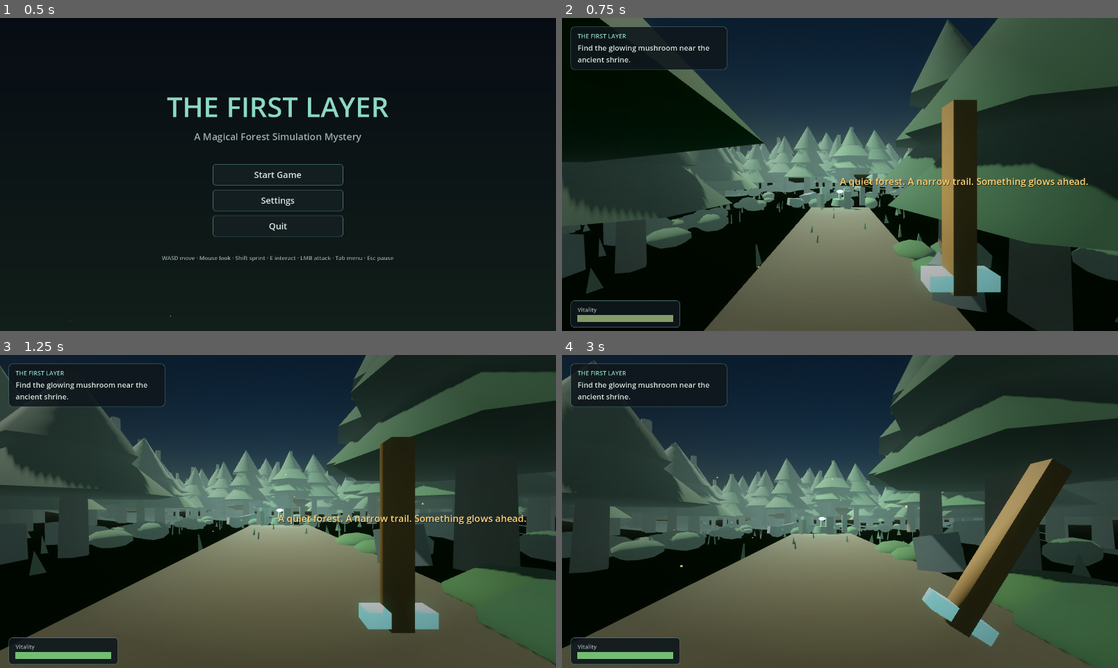
Above: before the commit, frames 1-4 (two rows, left to right).
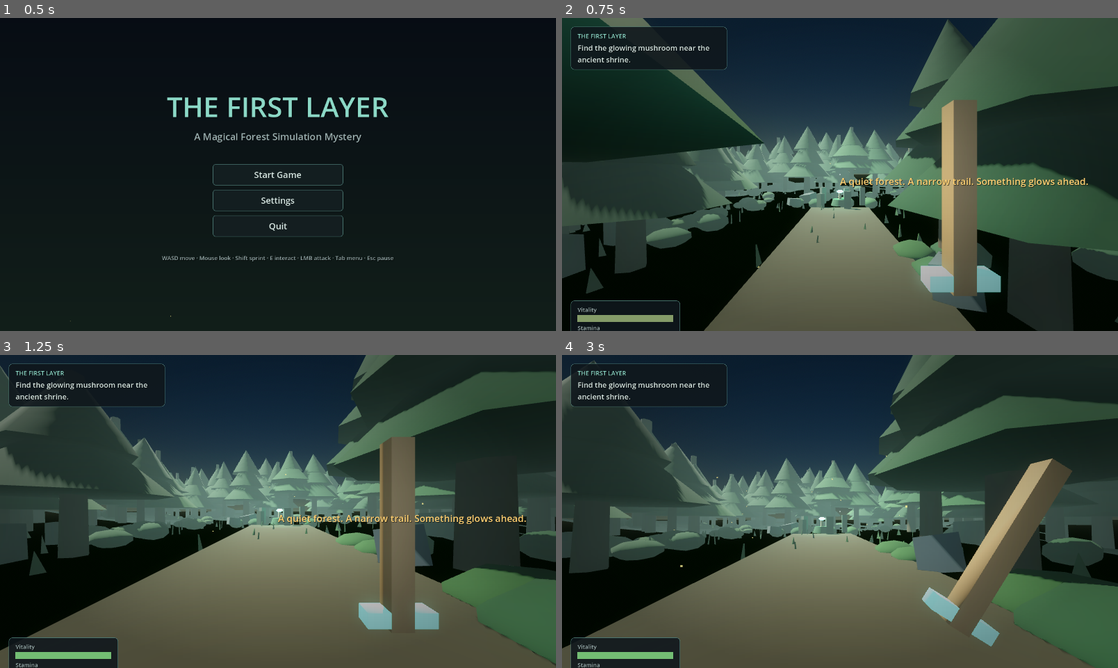
Above: after the commit, the same moments.

Repository: CBaileyDev/Life-Theory
Game: Godot game, scene res://scenes/MainMenu.tscn
Two runs of this game, one before a commit and one after it. Both use one fixed random seed, a clock stepped at 60 frames per second and the inputs below.
Inputs (mouse positions are in pixels of both pictures, inside the frame that each line leads up to):
- Up to frame 1 (0.5 s): no input
- Up to frame 2 (0.75 s): click "Start Game" at 0.5 s
- Up to frame 3 (1.25 s): no input
- Up to frame 4 (3 s): tap Enter (ui_accept) at 1.25 s; move the mouse to (867, 511) at 1.27 s; press the mouse at (867, 511) at 1.28 s; hold W (move_forward) from 1.28 s (still down); tap Space (jump) at 1.52, 2.27 s; tap Shift (sprint) at 1.55, 2.1 s; move the mouse to (812, 511) at 2.02 s; release the mouse at (812, 511) at 2.03 s; click (812, 511) at 2.3 s; move the mouse to (851, 505) at 2.77 s; press the mouse at (851, 505) at 2.78 s

Frame 1 is identical in both runs. In frame 2, 7.3% of the frame differs, in the area x 0-75%, y 0-100%; in frame 3, 4.0%; in frame 4, 4.4%.

Commit message:
Wave B: crosshair + hitmarker, sprint stamina, lantern, death overlay, wisp wind-up
- HUD: centre crosshair, flashing hitmarker on landed hits, stamina bar, and a
  fade-in death overlay ("The forest reclaims you...")
- Player: sprint now consumes/regenerates stamina; soft personal lantern light
  for First-Layer readability; melee hits trigger the hitmarker
- Death shows the overlay, then respawns at full health/stamina
- Corrupted Wisp attacks now telegraph with a wind-up swell and only land if
  the player is still in range (dodgeable)

Validated on Godot 4.3: clean import + smoke test of stamina/hitmarker/death
overlay and the wisp attack telegraph.

Diff:
--- a/scripts/entities/CorruptedWisp.gd
+++ b/scripts/entities/CorruptedWisp.gd
@@ -154,11 +154,20 @@
 
 func _do_attack() -> void:
 	_attack_timer = ATTACK_COOLDOWN
-	GameState.damage_player(ATTACK_DAMAGE)
-	# Quick lunge pulse.
+	# Telegraphed wind-up: swell, then strike. Damage only lands if the player
+	# is still in range, so the attack can be backed away from.
 	_core_mat.emission_energy_multiplier = 6.0
 	var t := create_tween()
-	t.tween_property(_core_mat, "emission_energy_multiplier", 3.0, 0.3)
+	t.tween_property(_core, "scale", Vector3(1.45, 1.45, 1.45), 0.22)
+	t.tween_callback(_strike)
+	t.tween_property(_core, "scale", Vector3.ONE, 0.22)
+	t.parallel().tween_property(_core_mat, "emission_energy_multiplier", 3.0, 0.3)
+
+func _strike() -> void:
+	if state == State.DEAD:
+		return
+	if _player and global_position.distance_to(_player.global_position) <= ATTACK_RANGE * 1.3:
+		GameState.damage_player(ATTACK_DAMAGE)
 
 func _clamp_hover(delta: float) -> void:
 	# Keep it floating near hover height with a gentle bob.
--- a/scripts/player/Player.gd
+++ b/scripts/player/Player.gd
@@ -16,6 +16,11 @@
 const ATTACK_RANGE := 3.0
 const ATTACK_COOLDOWN := 0.45
 const FALL_RESET_Y := -25.0
+const STAMINA_MAX := 100.0
+const STAMINA_DRAIN := 24.0
+const STAMINA_REGEN := 16.0
+
+var _stamina := STAMINA_MAX
 
 var _yaw := 0.0
 var _pitch := 0.0
@@ -103,6 +108,13 @@
 	ray.target_position = Vector3(0, 0, -ATTACK_RANGE - 1.0)
 	ray.enabled = true
 	fp_camera.add_child(ray)
+
+	# Soft personal light so the First Layer stays readable at night.
+	var lantern := OmniLight3D.new()
+	lantern.light_color = Color(0.7, 0.82, 1.0)
+	lantern.light_energy = 0.55
+	lantern.omni_range = 12.0
+	head.add_child(lantern)
 
 func _build_weapon() -> void:
 	# The Ancient Rootblade: a simple stone/wood blade held at the lower-right.
@@ -191,7 +203,14 @@
 	var input_dir := Input.get_vector("move_left", "move_right", "move_forward", "move_back")
 	var dir := (transform.basis * Vector3(input_dir.x, 0, input_dir.y)).normalized()
 
-	var sprinting := Input.is_action_pressed("sprint") and input_dir.y < 0.0
+	var wants_sprint := Input.is_action_pressed("sprint") and input_dir.y < 0.0
+	var sprinting := wants_sprint and _stamina > 1.0
+	if sprinting:
+		_stamina = maxf(_stamina - STAMINA_DRAIN * delta, 0.0)
+	else:
+		_stamina = minf(_stamina + STAMINA_REGEN * delta, STAMINA_MAX)
+	if _hud and _hud.has_method("set_stamina"):
+		_hud.set_stamina(_stamina / STAMINA_MAX)
 	var target_speed := (SPRINT_SPEED * GameState.sprint_multiplier) if sprinting else WALK_SPEED
 	var horizontal := Vector3(velocity.x, 0, velocity.z)
 	if dir.length() > 0.01:
@@ -243,12 +262,16 @@
 	# Hit detection: nearest enemy inside a forward cone.
 	var origin := fp_camera.global_position
 	var forward := -fp_camera.global_transform.basis.z
+	var landed := false
 	for enemy in get_tree().get_nodes_in_group("enemy"):
 		if not (enemy is Node3D) or not enemy.has_method("take_damage"):
 			continue
 		var to: Vector3 = enemy.global_position - origin
 		if to.length() <= ATTACK_RANGE and forward.dot(to.normalized()) > 0.55:
 			enemy.take_damage(GameState.melee_damage, self)
+			landed = true
+	if landed and _hud and _hud.has_method("hitmarker"):
+		_hud.hitmarker()
 
 func _swing_weapon() -> void:
 	if not weapon_pivot.visible:
@@ -273,14 +296,19 @@
 	# Brief delay then respawn at the last safe point (forgiving prototype).
 	if _hud and _hud.has_method("flash_damage"):
 		_hud.flash_damage(true)
-	await get_tree().create_timer(1.2).timeout
+	if _hud and _hud.has_method("show_death"):
+		_hud.show_death()
+	await get_tree().create_timer(1.6).timeout
 	_respawn()
 
 func _respawn() -> void:
 	teleport(_spawn_point, _yaw)
 	GameState.revive_full()
+	_stamina = STAMINA_MAX
 	if _hud and _hud.has_method("flash_damage"):
 		_hud.flash_damage(false)
+	if _hud and _hud.has_method("hide_death"):
+		_hud.hide_death()
 
 # --------------------------------------------------------------------- util
 func _first_in_group(g: String) -> Node:
--- a/scripts/ui/HUD.gd
+++ b/scripts/ui/HUD.gd
@@ -14,6 +14,11 @@
 var _damage_vignette: ColorRect
 var _toast_tween: Tween
 var _health_tween: Tween
+var _stamina_fill: ColorRect
+var _crosshair: Control
+var _hitmarker: Label
+var _death_overlay: ColorRect
+var _death_label: Label
 
 func _ready() -> void:
 	add_to_group("hud")
@@ -94,6 +99,22 @@
 	_health_fill.position = Vector2.ZERO
 	_health_fill.size = Vector2(220, 16)
 	bar_bg.add_child(_health_fill)
+	# Stamina bar (under health).
+	_stamina_fill = _make_sub_bar(hbox, "Stamina", Color(0.35, 0.6, 0.75))
+
+	# Crosshair (centre dot) + hitmarker.
+	_crosshair = ColorRect.new()
+	_crosshair.color = Color(0.9, 0.95, 0.95, 0.5)
+	_crosshair.custom_minimum_size = Vector2(4, 4)
+	_crosshair.size = Vector2(4, 4)
+	_crosshair.set_anchors_preset(Control.PRESET_CENTER)
+	_crosshair.position = Vector2(-2, -2)
+	root.add_child(_crosshair)
+	_hitmarker = UITheme.make_label("✕", 28, Color(1.0, 0.5, 0.5))
+	_hitmarker.set_anchors_preset(Control.PRESET_CENTER)
+	_hitmarker.position = Vector2(-10, -18)
+	_hitmarker.modulate.a = 0.0
+	root.add_child(_hitmarker)
 
 	# Interaction prompt (bottom-center).
 	_prompt_label = UITheme.make_label("", 18, UITheme.ACCENT)
@@ -109,10 +130,57 @@
 	_toast_label.modulate.a = 0.0
 	root.add_child(_toast_label)
 
+	# Death overlay (hidden until the player falls).
+	_death_overlay = ColorRect.new()
+	_death_overlay.color = Color(0.02, 0.0, 0.02, 0.0)
+	_death_overlay.set_anchors_preset(Control.PRESET_FULL_RECT)
+	_death_overlay.mouse_filter = Control.MOUSE_FILTER_IGNORE
+	root.add_child(_death_overlay)
+	_death_label = UITheme.make_title("The forest reclaims you...", 34)
+	_death_label.set_anchors_preset(Control.PRESET_CENTER)
+	_death_label.modulate.a = 0.0
+	root.add_child(_death_label)
+
+func _make_sub_bar(parent: VBoxContainer, label: String, color: Color) -> ColorRect:
+	parent.add_child(UITheme.make_label(label, 13, UITheme.TEXT_DIM))
+	var bg := ColorRect.new()
+	bg.color = Color(0.05, 0.07, 0.09, 0.9)
+	bg.custom_minimum_size = Vector2(220, 12)
+	parent.add_child(bg)
+	var fill := ColorRect.new()
+	fill.color = color
+	fill.position = Vector2.ZERO
+	fill.size = Vector2(220, 12)
+	bg.add_child(fill)
+	return fill
+
 # ------------------------------------------------------------------ external
 func set_prompt(text: String) -> void:
 	if _prompt_label:
 		_prompt_label.text = text
+
+func set_stamina(frac: float) -> void:
+	if _stamina_fill:
+		_stamina_fill.size.x = 220.0 * clampf(frac, 0.0, 1.0)
+
+func hitmarker() -> void:
+	if not _hitmarker:
+		return
+	_hitmarker.modulate.a = 1.0
+	_hitmarker.scale = Vector2(1.4, 1.4)
+	var t := create_tween().set_parallel(true)
+	t.tween_property(_hitmarker, "modulate:a", 0.0, 0.3)
+	t.tween_property(_hitmarker, "scale", Vector2.ONE, 0.3)
+
+func show_death() -> void:
+	var t := create_tween()
+	t.tween_property(_death_overlay, "color:a", 0.85, 0.4)
+	t.parallel().tween_property(_death_label, "modulate:a", 1.0, 0.4)
+
+func hide_death() -> void:
+	var t := create_tween()
+	t.tween_property(_death_overlay, "color:a", 0.0, 0.6)
+	t.parallel().tween_property(_death_label, "modulate:a", 0.0, 0.6)
 
 func show_toast(text: String) -> void:
 	_toast_label.text = text
